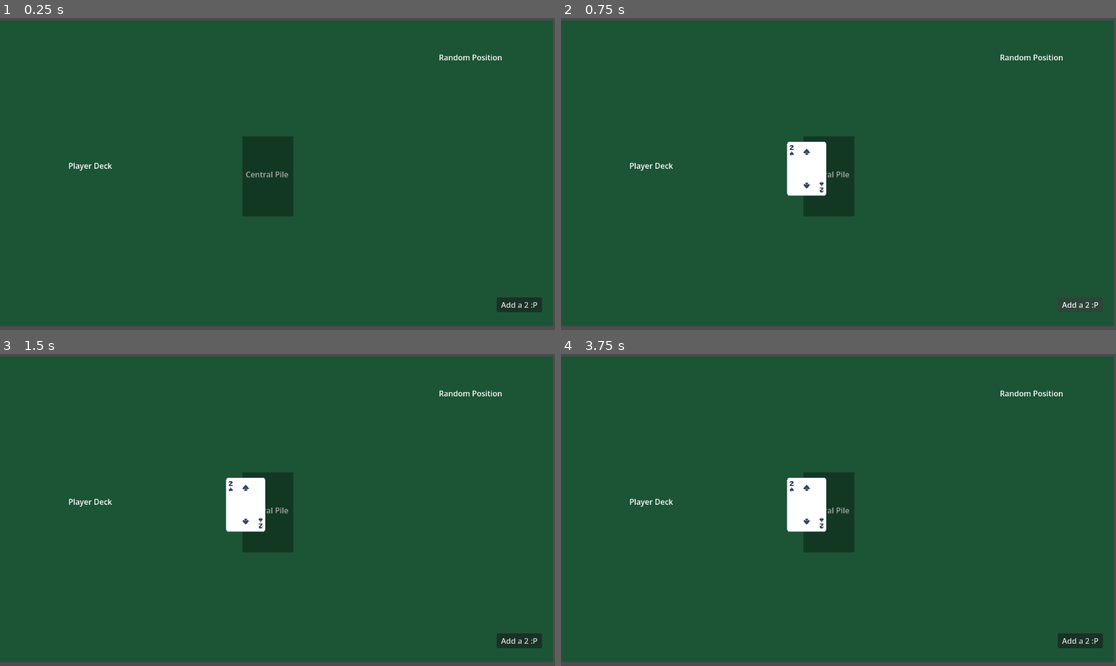
Above: before the commit, frames 1-4 (two rows, left to right).
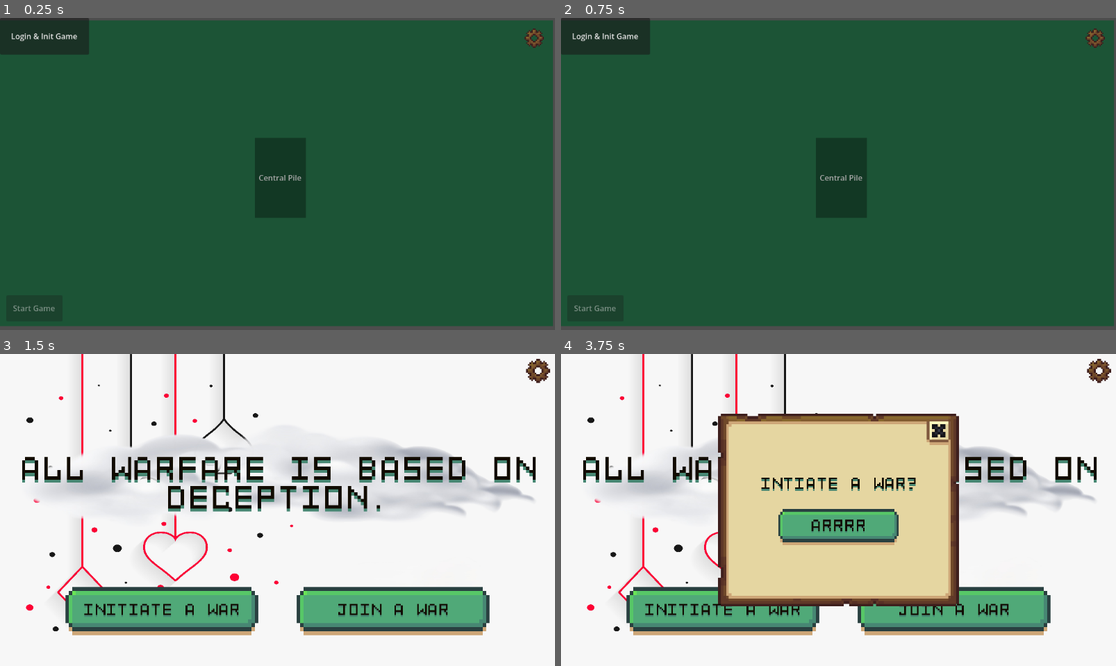
Above: after the commit, the same moments.

Repository: spicywheatbread/art-of-egyptian-war
Game: Godot game, scene res://Assets/Scenes/Game.tscn
Two runs of this game, one before a commit and one after it. Both use one fixed random seed, a clock stepped at 60 frames per second and the inputs below. Before the commit the project starts from res://Assets/Scenes/GameObjects/test.tscn.
Inputs (mouse positions are in pixels of both pictures, inside the frame that each line leads up to):
- Up to frame 1 (0.25 s): no input
- Up to frame 2 (0.75 s): click (1082, 305) at 0.5 s, where only the run before the commit has a clickable "Add a 2 :P"
- Up to frame 3 (1.5 s): click (44, 372) at 1.25 s, where only the run after the commit has a clickable "Login & Init Game"
- Up to frame 4 (3.75 s): click (1082, 641) at 2 s, where only the run before the commit has a clickable "Add a 2 :P"; click (1082, 641) at 2.75 s, where only the run before the commit has a clickable "Add a 2 :P"; click (721, 609) at 3.52 s

The runs differ from the first frame. In frame 1, 3.9% of the frame differs, in the area x 0-98%, y 0-95%; in frame 2, 4.4%; in frame 3, 97%; in frame 4, 98%, in the area x 0-100%, y 0-100%.

Commit message:
Add settings for background and volume to the main game scene

Diff:
--- a/Assets/Scenes/Game.tscn
+++ b/Assets/Scenes/Game.tscn
@@ -4,6 +4,7 @@
 [ext_resource type="Script" uid="uid://cvat275xsp4qw" path="res://Assets/Scripts/center_pile.gd" id="2_owchf"]
 [ext_resource type="PackedScene" uid="uid://bixoatsoqg66h" path="res://Assets/Scenes/GameObjects/card.tscn" id="3_ltsxh"]
 [ext_resource type="PackedScene" uid="uid://rg70vbowntkn" path="res://Assets/Scenes/GameObjects/player.tscn" id="4_owchf"]
+[ext_resource type="PackedScene" uid="uid://llyeweeqjoc5" path="res://Assets/Scenes/GameObjects/settings.tscn" id="5_ltsxh"]
 
 [sub_resource type="Gradient" id="Gradient_3fuio"]
 offsets = PackedFloat32Array(0.089201875)
@@ -92,5 +93,8 @@
 disabled = true
 text = "Start Game"
 
+[node name="Settings" parent="." unique_id=671792383 instance=ExtResource("5_ltsxh")]
+
 [connection signal="pressed" from="Init Game" to="." method="_on_button_pressed"]
 [connection signal="pressed" from="Start Game" to="." method="_on_start_game_pressed"]
+[connection signal="settings_changed" from="Settings" to="." method="_on_settings_changed"]
--- a/project.godot
+++ b/project.godot
@@ -11,7 +11,7 @@
 [application]
 
 config/name="EgyptianWar"
-run/main_scene="uid://cvm5e3rsawxhi"
+run/main_scene="uid://dsqmyrt7yxj4c"
 config/features=PackedStringArray("4.6", "Forward Plus")
 config/icon="res://Assets/Images/icon.svg"
 
